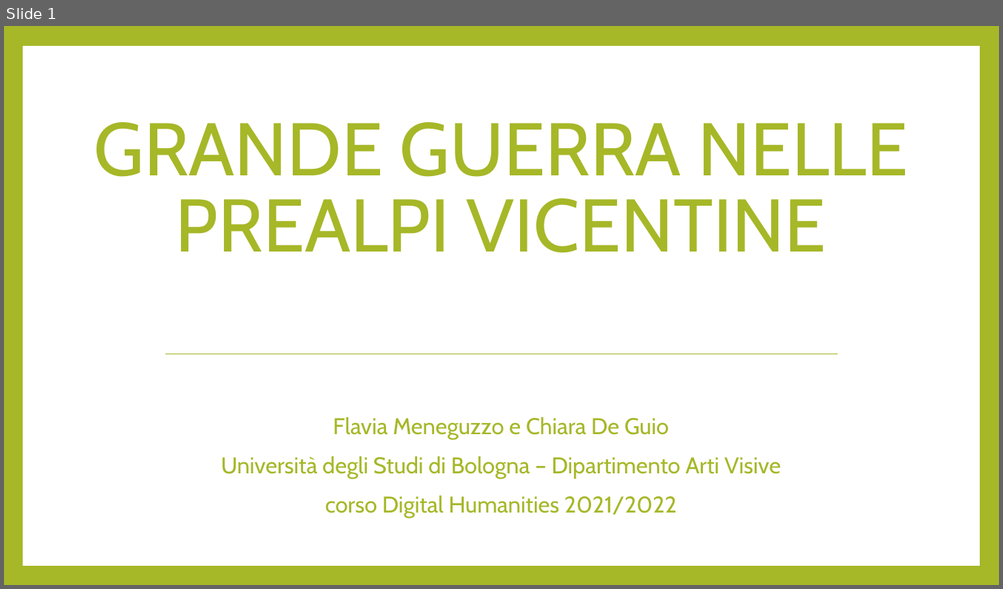
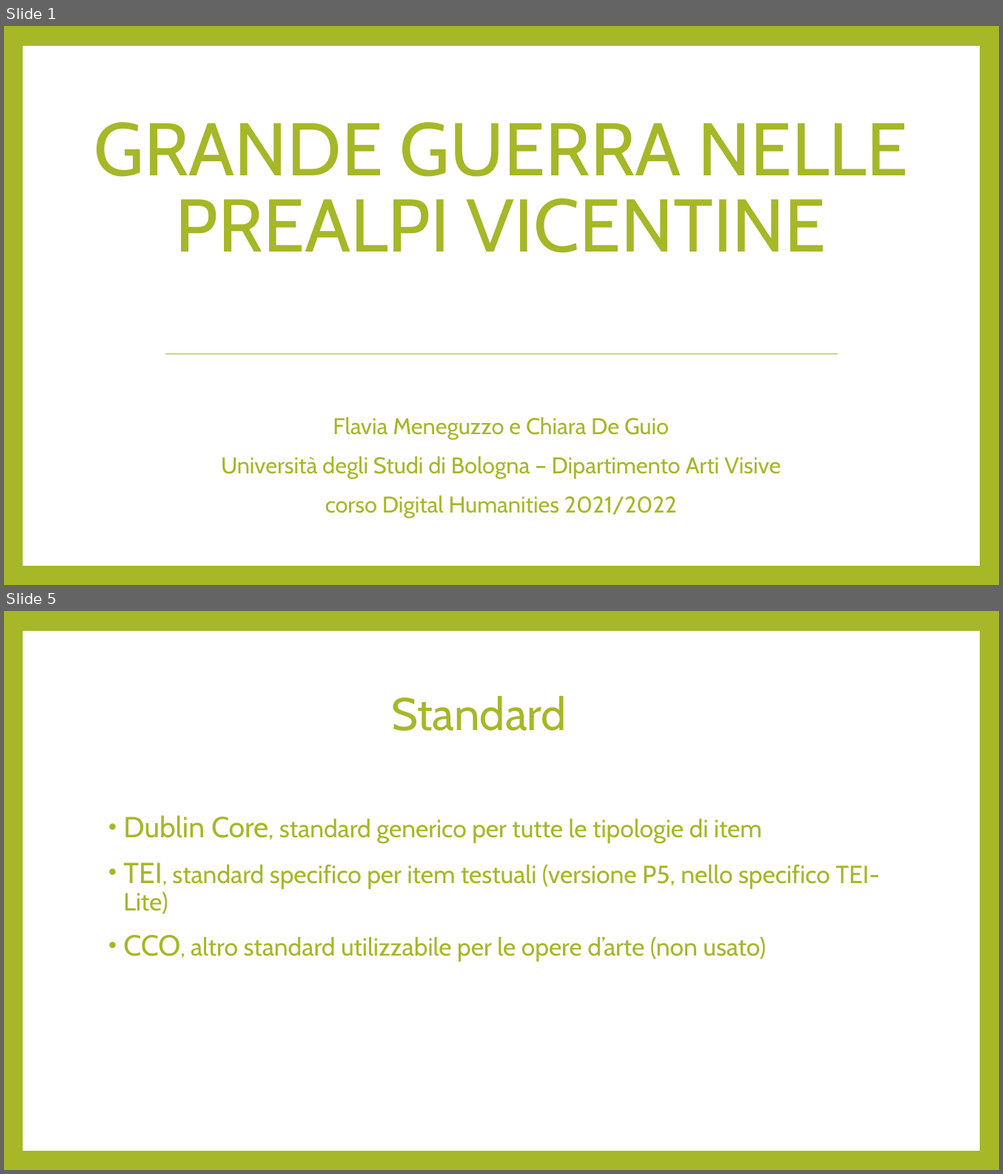
Before and after one commit to chiaradeguio/progetto-dhch, a slide deck: GrandeGuerraPrealpiVicentine.pptx. Shown one above the other, each under a label of ours: slide 1 before the commit, slides 1 and 5 after it; the slides between them are not shown. The pictures are 1003x589 and 1003x1174 pixels, drawn with LibreOffice and Linux fonts; fonts in the diff are those of the drawing. Boxes give left, top, right and bottom in pixels: in the first picture for what was removed or moved away, otherwise in the second. Text is boxed around its words. In the diff, an @@ line names an element or a change of style, - is before the commit and + after.

```diff
--- a/GrandeGuerraPrealpiVicentine.pptx
+++ b/GrandeGuerraPrealpiVicentine.pptx
@@ slide 5 added at box(4, 611, 999, 1170), background #A6B727; not listed: 1 template element that a slide beside it also shows @@
@@ title added at box(391, 696, 566, 731), 44 pt, text #A6B727 @@
+Standard
@@ text added at box(123, 815, 879, 962), 24 pt, text #A6B727 @@
+• Dublin Core, standard generico per tutte le tipologie di item
+• TEI, standard specifico per item testuali (versione P5, nello specifico TEI-Lite)
+• CCO, altro standard utilizzabile per le opere d’arte (non usato)
```
Also in this commit, not shown: 4 slides changed, 1 slide removed.
